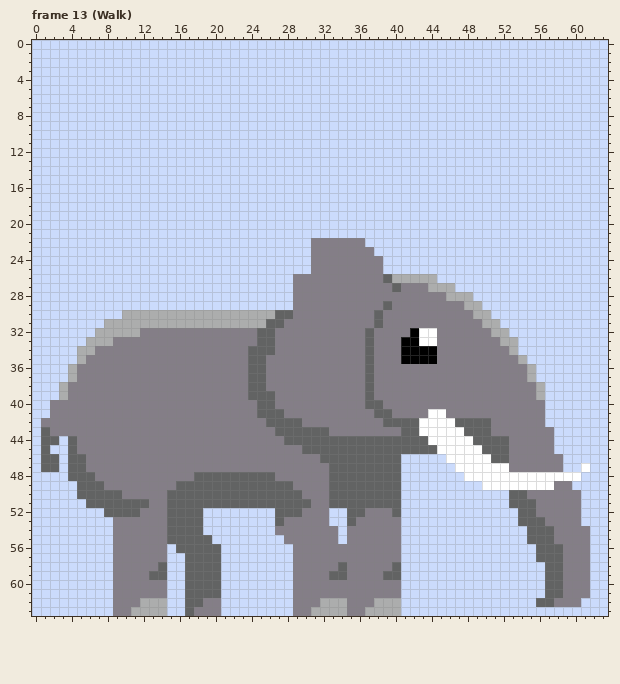
File history of a pixel-art file, Aseprite files/Elephant.aseprite. Above is the file before it was changed.
64x64 pixels, 16 frames. Shown: frame 13 (Walk). The commit also changed other frames, which this record leaves out.
After the commit:
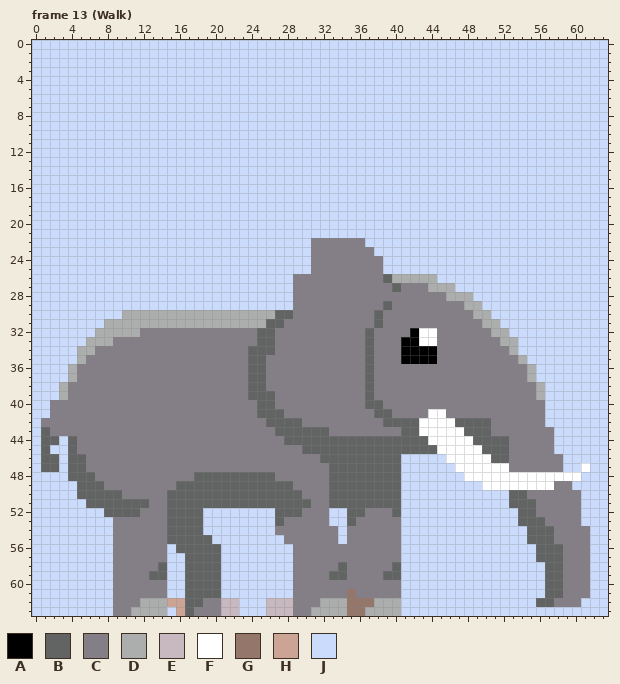
Palette (. is transparent): A #000000  B #626363  C #847e87  D #acadad  E #c8b9c0  F #ffffff  G #94766b  H #cca496  J #cbdbfc
Changes in this commit:
layer "Body" added
layer "Particles & whatnot" added
layer "Layer 2" removed
Changed rows in their new state; - is an unchanged pixel.
Frame 13 (Walk), layer "Particles & whatnot":
first column x 15:
61 --------------------G--
62 HH----EE---EEE------GGG
63 -H----EE---EEE------GG-
Pixel boxes of the changes (left, top, right, bottom) in both pictures:
changed: (347, 589, 374, 616)
changed: (167, 598, 185, 616)
changed: (221, 598, 293, 616)
